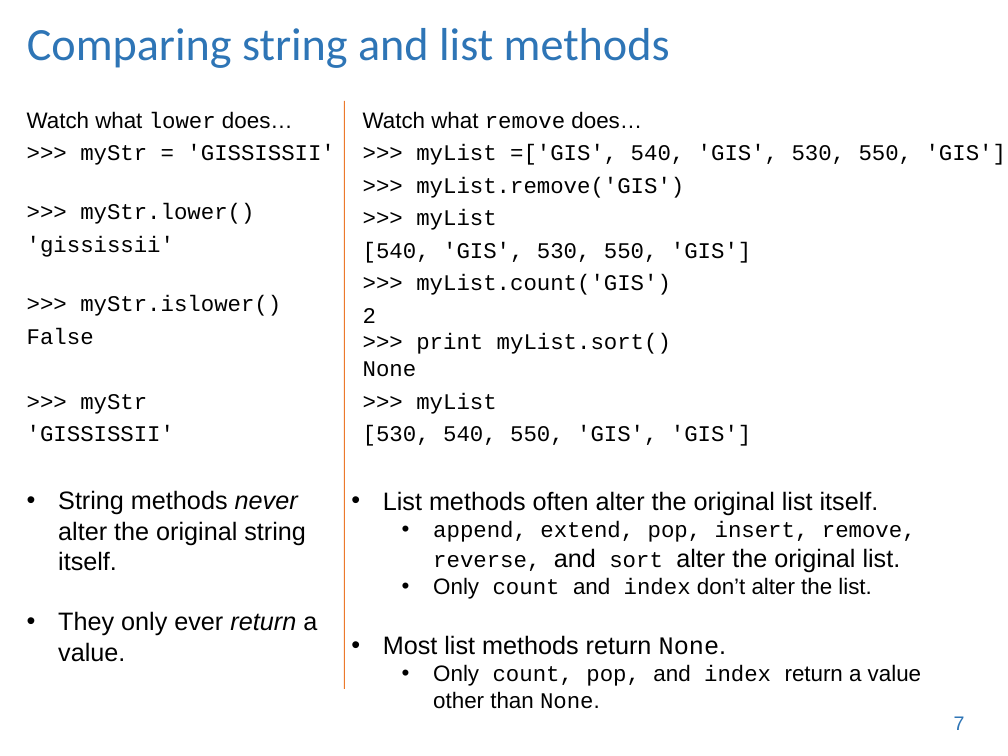
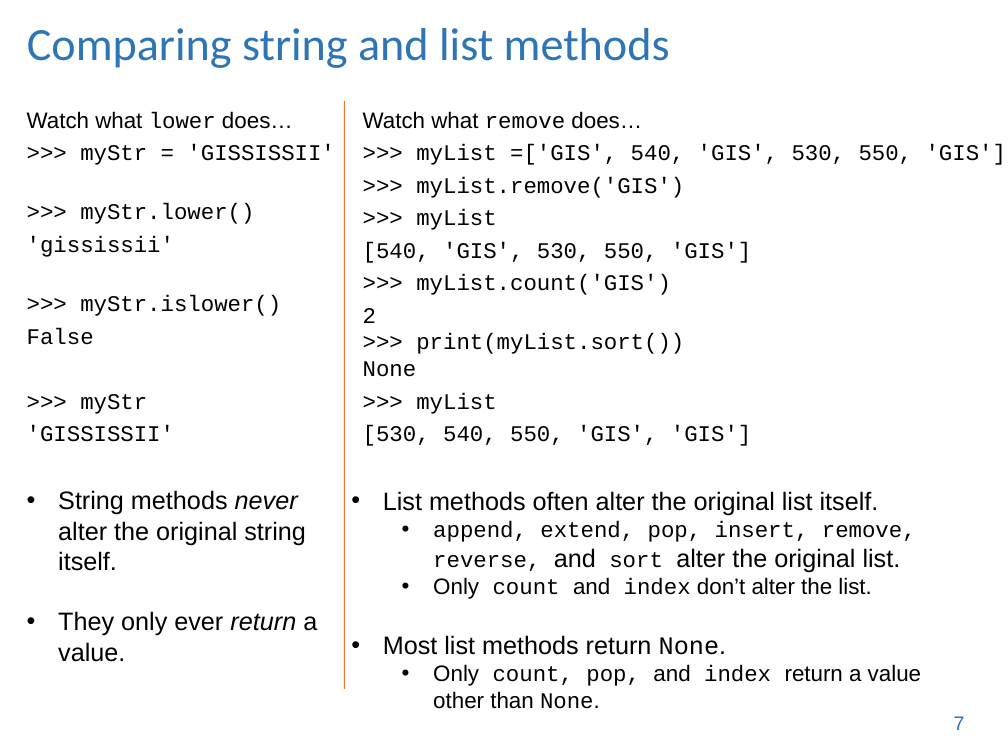
Before and after one commit to lgtateos/gis540, a slide deck: slide 7 of slides/lists_and_tuples.ppt. Drawn at 1008x756 pixels with LibreOffice and Linux fonts; fonts in the diff are those of the drawing. Boxes give left, top, right and bottom in pixels: in the first picture for what was removed or moved away, otherwise in the second. Text is boxed around its words. In the diff, an @@ line names an element or a change of style, - is before the commit and + after.

```diff
--- a/slides/lists_and_tuples.ppt
+++ b/slides/lists_and_tuples.ppt
@@ text at box(363, 308, 684, 377): text changed @@
-2
->>> print myList.sort()
-None
+2
+>>> print(myList.sort())
+None
```
Also in this commit, not shown: 5 other slides changed.
